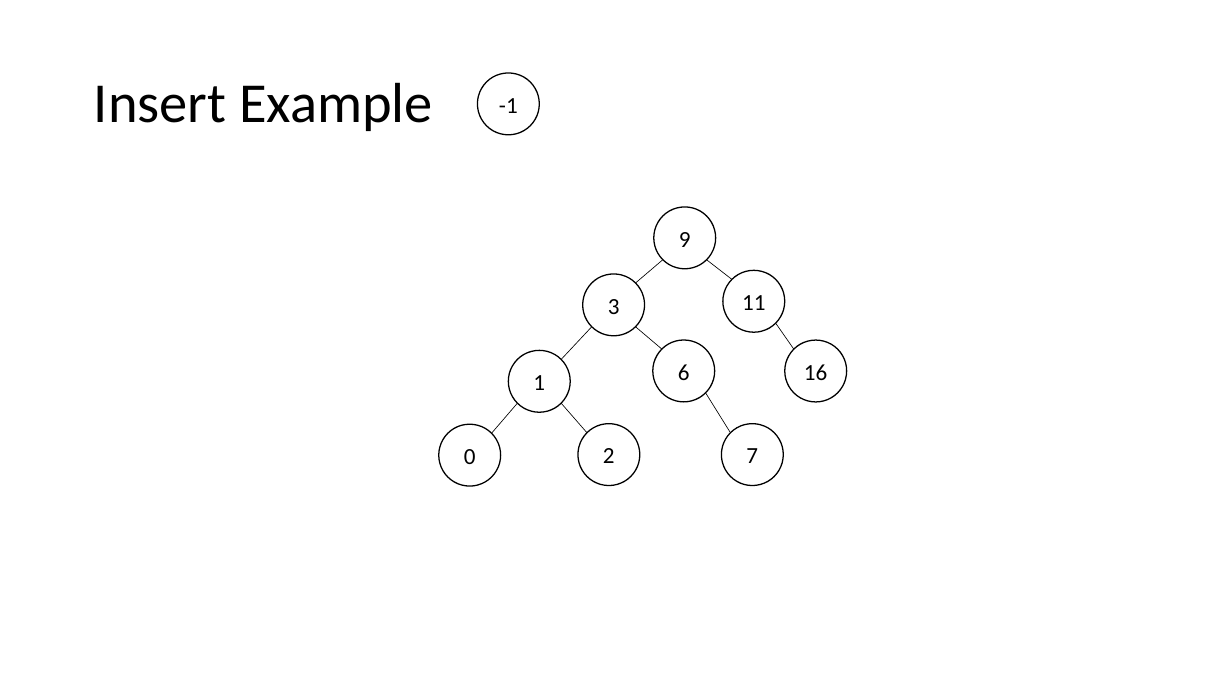
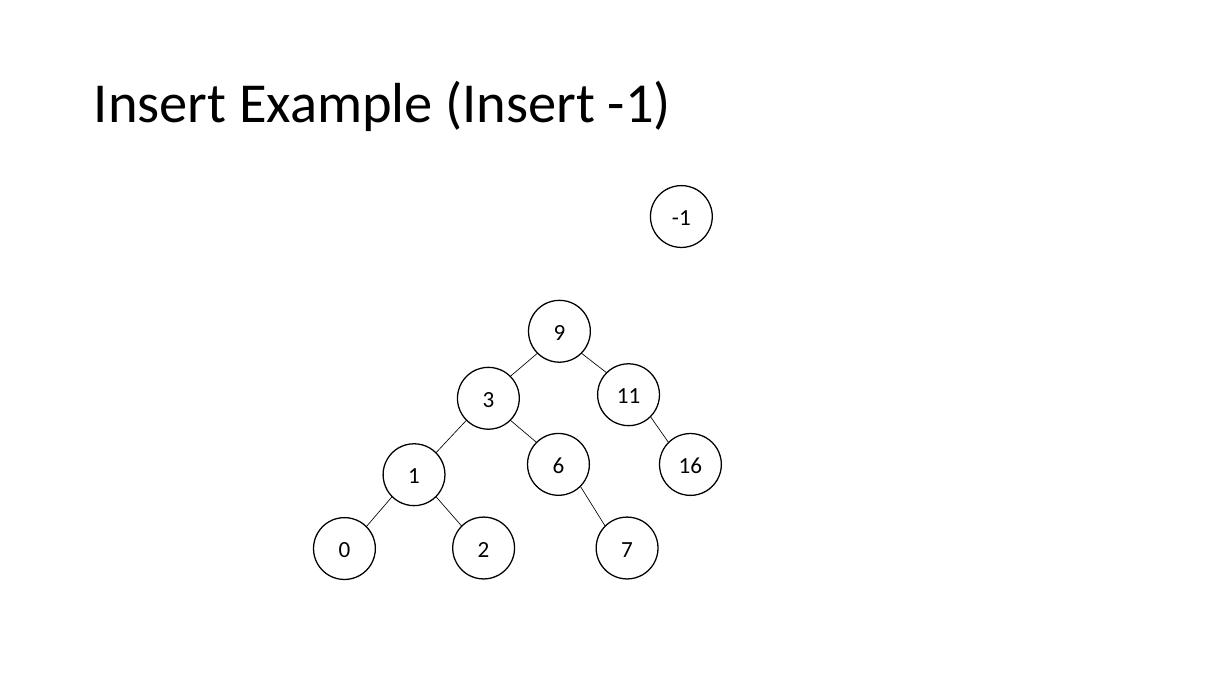
Before and after one commit to natebrunelle/cse332, a slide deck: slide 11 of markdown/files/slides/lecture9_avl2.pptx (slide 12 before the commit). Drawn at 1232x693 pixels with LibreOffice and Linux fonts; fonts in the diff are those of the drawing. Boxes give left, top, right and bottom in pixels: in the first picture for what was removed or moved away, otherwise in the second. Text is boxed around its words. In the diff, an @@ line names an element or a change of style, - is before the commit and + after.

```diff
--- a/markdown/files/slides/lecture9_avl2.pptx
+++ b/markdown/files/slides/lecture9_avl2.pptx
@@ title at bbox=[94, 81, 671, 131]: text changed @@
-Insert Example
+Insert Example (Insert -1)
@@ ellipse "-1": place and size @@
-ellipse "-1" at bbox=[478, 73, 540, 135]
+ellipse "-1" at bbox=[651, 186, 713, 248]
@@ line removed from (707, 260) to (732, 279) @@
@@ line removed from (794, 349) to (776, 323) @@
@@ line moved from (561, 360) - (592, 327) to (538, 353) - (510, 376) @@
@@ line moved from (662, 349) - (636, 327) to (581, 353) - (607, 372) @@
@@ line moved from (587, 433) - (561, 403) to (669, 443) - (651, 417) @@
@@ line added from (436, 453) to (467, 421), #000000 0.5 pt @@
@@ line moved from (492, 433) - (518, 403) to (537, 443) - (510, 421) @@
@@ line added from (366, 527) to (392, 496), #000000 0.5 pt @@
@@ line moved from (663, 260) - (636, 283) to (462, 526) - (436, 496) @@
@@ 9 ellipses, 1 line: place and size @@
-9 ellipses, 1 line at bbox=[439, 207, 847, 486]
+9 ellipses, 1 line at bbox=[313, 300, 722, 579]
```
Also in this commit, not shown: 15 other slides changed, 1 slide added, 2 slides removed, 9 other files.
